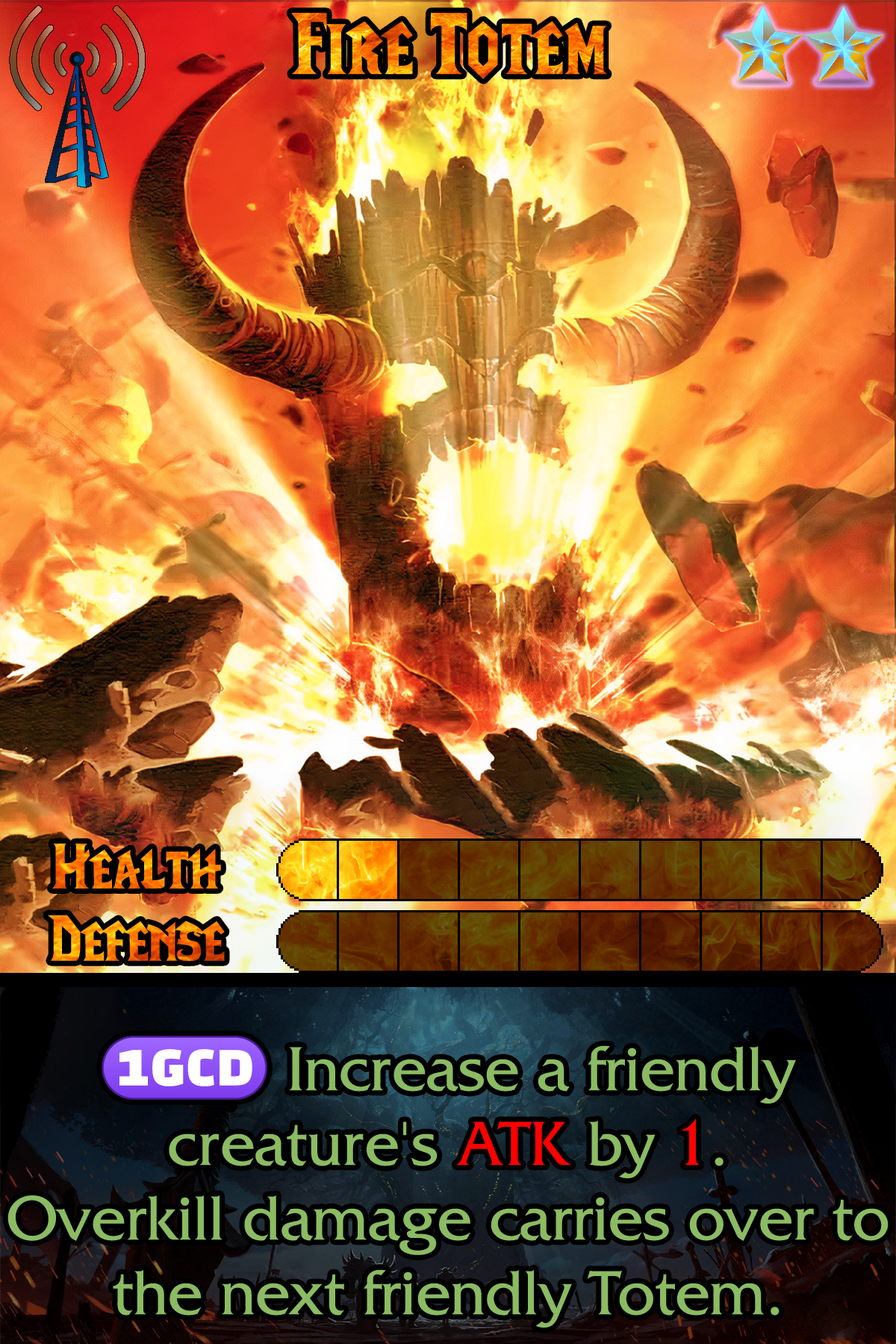
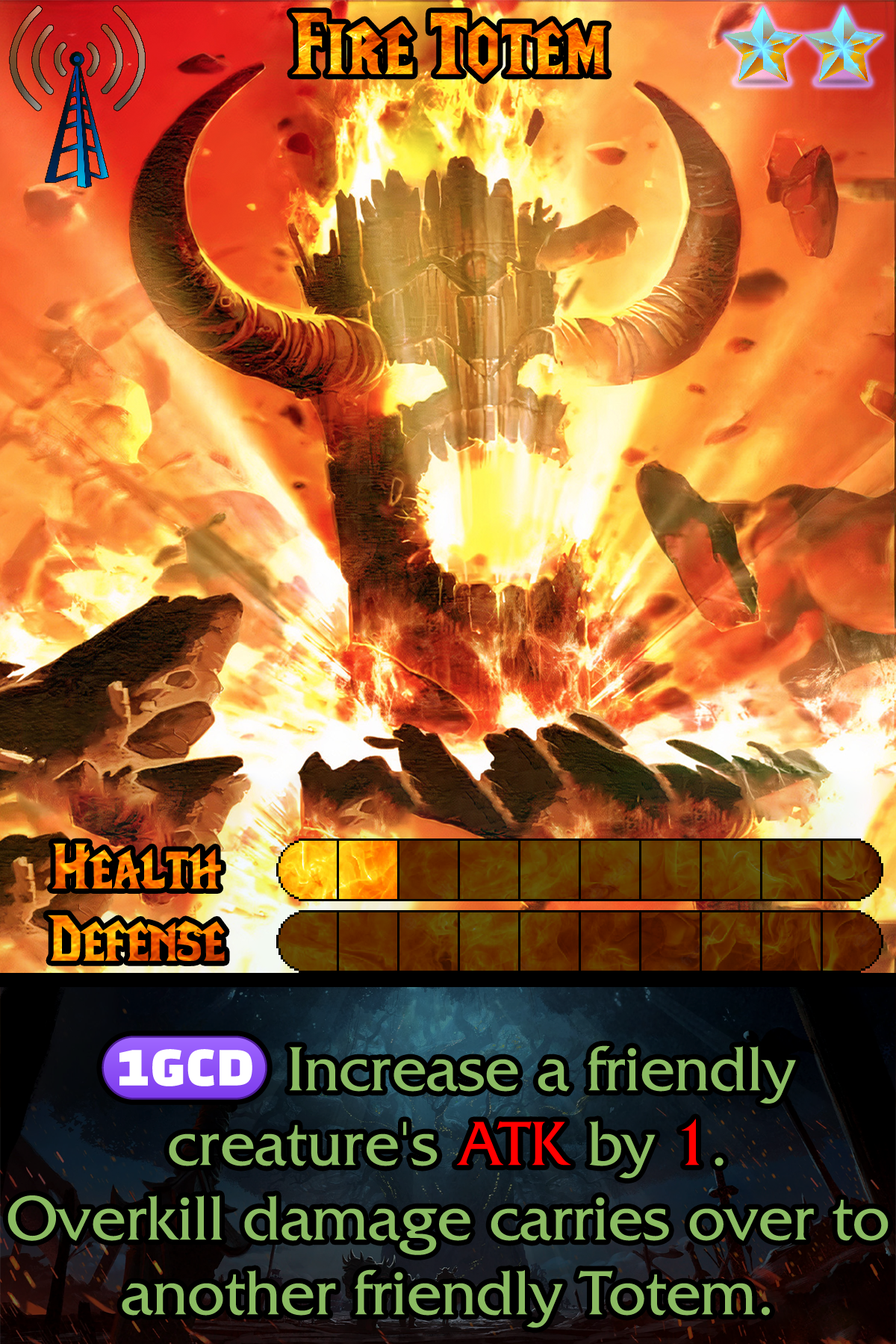
Two versions of the same layered image (896x1344). Layer-by-layer changes:
painted on "Ability" over [112, 1268, 780, 1328]
